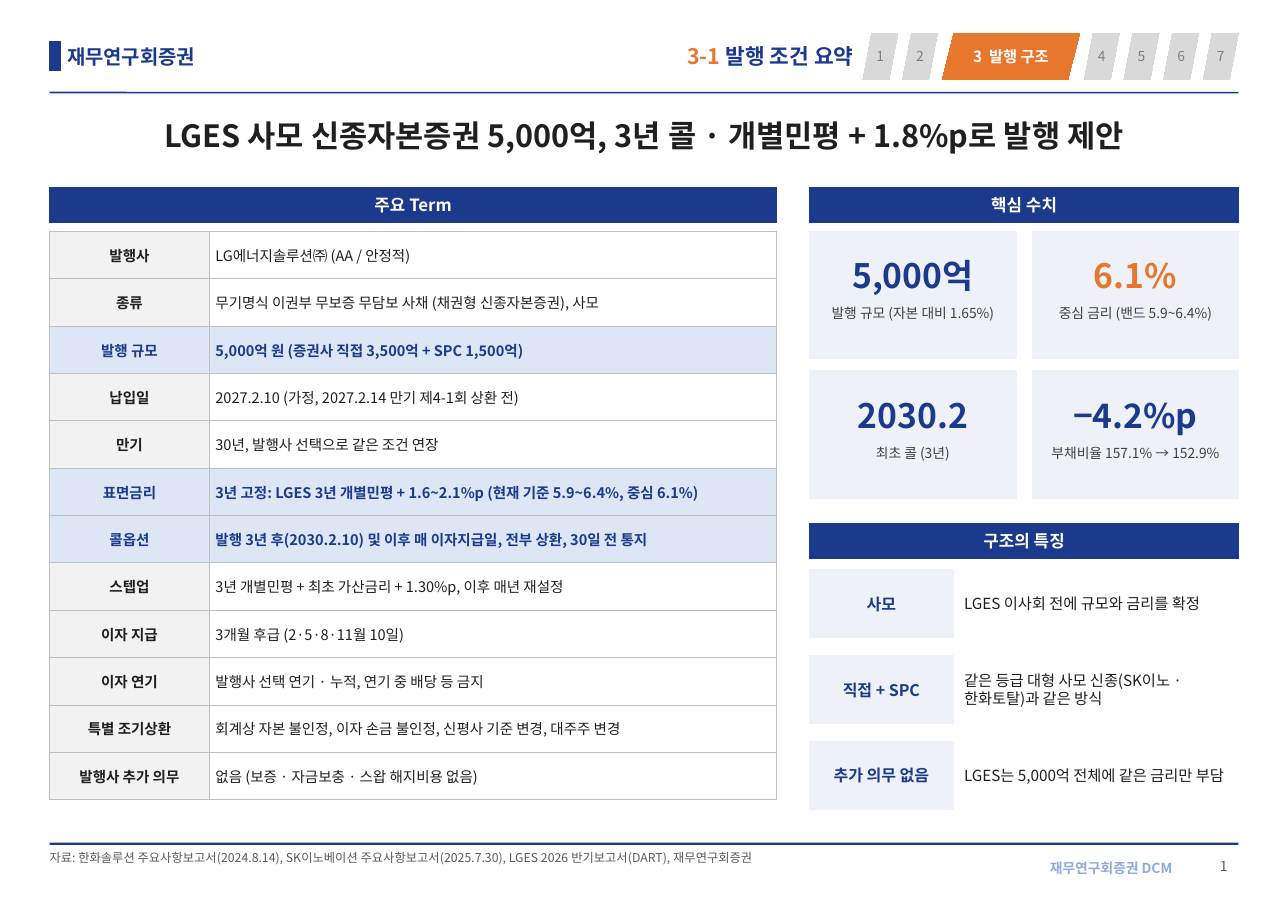
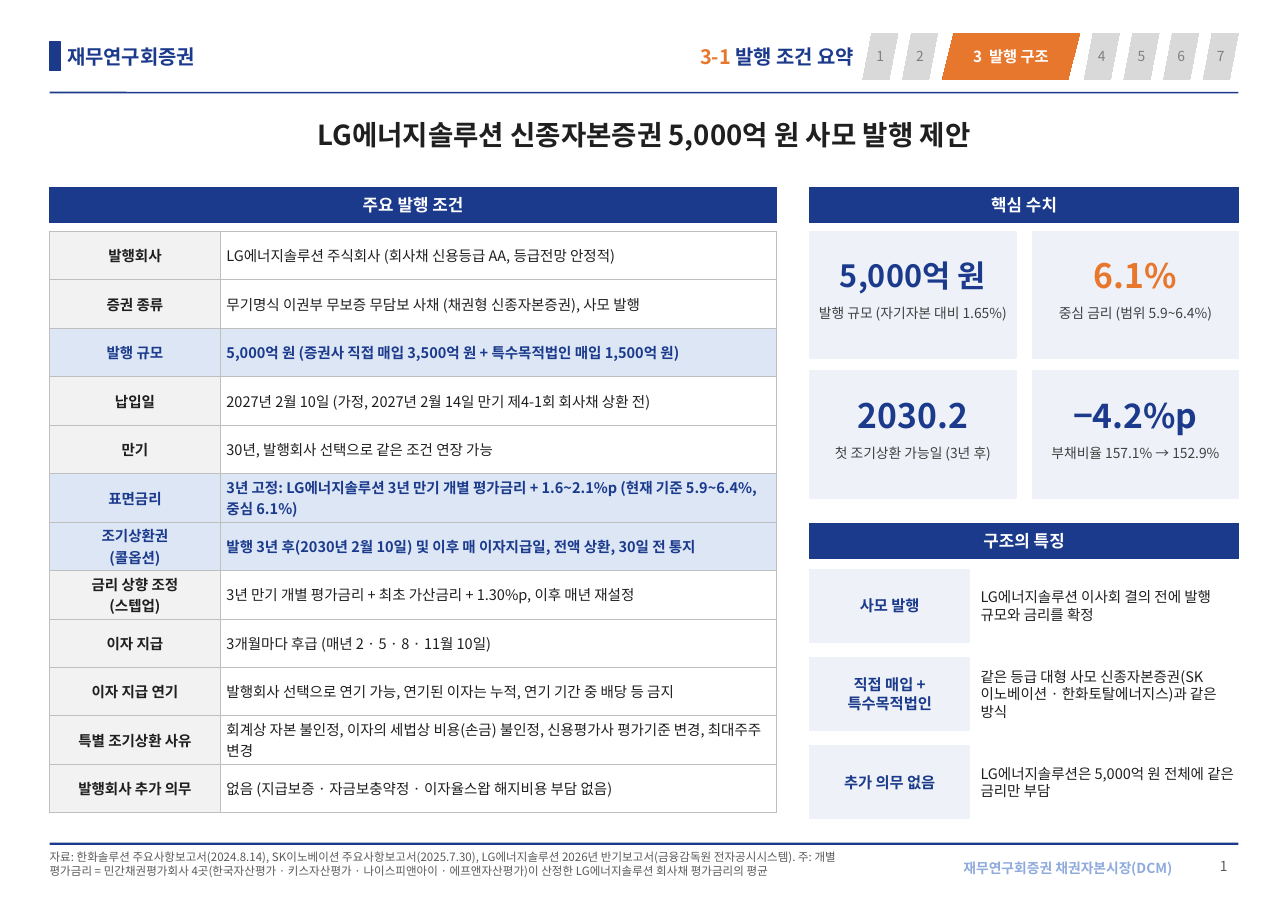
Before and after one commit to shy065542-rgb/SSHHYY, a slide deck: slide 1 of LGES_신종_발행구조.pptx. Drawn at 1288x911 pixels with LibreOffice and Linux fonts; fonts in the diff are those of the drawing. Boxes give left, top, right and bottom in pixels: in the first picture for what was removed or moved away, otherwise in the second. Text is boxed around its words. In the diff, an @@ line names an element or a change of style, - is before the commit and + after.

```diff
--- a/LGES_신종_발행구조.pptx
+++ b/LGES_신종_발행구조.pptx
@@ text "3-1 발행 조건 요약": place and size @@
-text "3-1 발행 조건 요약" at [687,46,853,66]
+text "3-1 발행 조건 요약" at [700,47,854,66]
@@ text "3-1 발행 조건 요약" at [700,47,854,66]: size 14 to 13 pt @@
@@ title at [318,122,971,151]: text changed; size 20 to 18 pt @@
-LGES 사모 신종자본증권 5,000억, 3년 콜 · 개별민평 + 1.8%p로 발행 제안
+LG에너지솔루션 신종자본증권 5,000억 원 사모 발행 제안
@@ text in rectangle at [363,197,463,213]: text changed @@
-주요 Term
+주요 발행 조건
@@ table at [50,231,777,801] @@
-row 1, column 1: 발행사
+row 1, column 1: 발행회사
-row 1, column 2: LG에너지솔루션㈜ (AA / 안정적)
+row 1, column 2: LG에너지솔루션 주식회사 (회사채 신용등급 AA, 등급전망 안정적)
-row 2, column 1: 종류
+row 2, column 1: 증권 종류
-row 2, column 2: 무기명식 이권부 무보증 무담보 사채 (채권형 신종자본증권), 사모
+row 2, column 2: 무기명식 이권부 무보증 무담보 사채 (채권형 신종자본증권), 사모 발행
-row 3, column 2: 5,000억 원 (증권사 직접 3,500억 + SPC 1,500억)
+row 3, column 2: 5,000억 원 (증권사 직접 매입 3,500억 원 + 특수목적법인 매입 1,500억 원)
-row 4, column 2: 2027.2.10 (가정, 2027.2.14 만기 제4-1회 상환 전)
+row 4, column 2: 2027년 2월 10일 (가정, 2027년 2월 14일 만기 제4-1회 회사채 상환 전)
-row 5, column 2: 30년, 발행사 선택으로 같은 조건 연장
+row 5, column 2: 30년, 발행회사 선택으로 같은 조건 연장 가능
-row 6, column 2: 3년 고정: LGES 3년 개별민평 + 1.6~2.1%p (현재 기준 5.9~6.4%, 중심 6.1%)
+row 6, column 2: 3년 고정: LG에너지솔루션 3년 만기 개별 평가금리 + 1.6~2.1%p (현재 기준 5.9~6.4%, 중심 6.1%)
-row 7, column 1: 콜옵션
+row 7, column 1: 조기상환권 / (콜옵션)
-row 7, column 2: 발행 3년 후(2030.2.10) 및 이후 매 이자지급일, 전부 상환, 30일 전 통지
+row 7, column 2: 발행 3년 후(2030년 2월 10일) 및 이후 매 이자지급일, 전액 상환, 30일 전 통지
-row 8, column 1: 스텝업
+row 8, column 1: 금리 상향 조정 / (스텝업)
-row 8, column 2: 3년 개별민평 + 최초 가산금리 + 1.30%p, 이후 매년 재설정
+row 8, column 2: 3년 만기 개별 평가금리 + 최초 가산금리 + 1.30%p, 이후 매년 재설정
-row 9, column 2: 3개월 후급 (2·5·8·11월 10일)
+row 9, column 2: 3개월마다 후급 (매년 2 · 5 · 8 · 11월 10일)
-row 10, column 1: 이자 연기
+row 10, column 1: 이자 지급 연기
-row 10, column 2: 발행사 선택 연기 · 누적, 연기 중 배당 등 금지
+row 10, column 2: 발행회사 선택으로 연기 가능, 연기된 이자는 누적, 연기 기간 중 배당 등 금지
-row 11, column 1: 특별 조기상환
+row 11, column 1: 특별 조기상환 사유
-row 11, column 2: 회계상 자본 불인정, 이자 손금 불인정, 신평사 기준 변경, 대주주 변경
+row 11, column 2: 회계상 자본 불인정, 이자의 세법상 비용(손금) 불인정, 신용평가사 평가기준 변경, 최대주주 변경
-row 12, column 1: 발행사 추가 의무
+row 12, column 1: 발행회사 추가 의무
-row 12, column 2: 없음 (보증 · 자금보충 · 스왑 해지비용 없음)
+row 12, column 2: 없음 (지급보증 · 자금보충약정 · 이자율스왑 해지비용 부담 없음)
@@ text at [840,261,985,294]: text changed; size 22 to 20 pt @@
-5,000억
+5,000억 원
@@ text at [819,306,1007,321]: text changed @@
-발행 규모 (자본 대비 1.65%)
+발행 규모 (자기자본 대비 1.65%)
@@ text at [1059,306,1212,321]: text changed @@
-중심 금리 (밴드 5.9~6.4%)
+중심 금리 (범위 5.9~6.4%)
@@ text at [835,446,991,461]: text changed @@
-최초 콜 (3년)
+첫 조기상환 가능일 (3년 후)
@@ rectangle "사모 발행": place and size @@
-rectangle "사모 발행" at [810,570,953,638]
+rectangle "사모 발행" at [810,570,970,642]
@@ text in rectangle at [860,598,919,613]: text changed; size 10.5 to 10 pt @@
-사모
+사모 발행
@@ text at [981,590,1211,621]: text changed; size 10 to 9.5 pt @@
-LGES 이사회 전에 규모와 금리를 확정
+LG에너지솔루션 이사회 결의 전에 발행 규모와 금리를 확정
@@ rectangle "직접 매입 +": place and size @@
-rectangle "직접 매입 +" at [810,656,953,724]
+rectangle "직접 매입 +" at [810,658,970,730]
@@ text in rectangle at [848,677,932,711]: text changed; size 10.5 to 10 pt @@
-직접 + SPC
+직접 매입 +
+특수목적법인
@@ text at [981,670,1217,718]: text changed; size 10 to 9.5 pt @@
-같은 등급 대형 사모 신종(SK이노 · 한화토탈)과 같은 방식
+같은 등급 대형 사모 신종자본증권(SK이노베이션 · 한화토탈에너지스)과 같은 방식
@@ rectangle "추가 의무 없음": place and size @@
-rectangle "추가 의무 없음" at [810,742,953,810]
+rectangle "추가 의무 없음" at [810,746,970,819]
@@ rectangle "추가 의무 없음" at [810,746,970,819]: size 10.5 to 10 pt @@
@@ text at [981,767,1234,797]: text changed; size 10 to 9.5 pt @@
-LGES는 5,000억 전체에 같은 금리만 부담
+LG에너지솔루션은 5,000억 원 전체에 같은 금리만 부담
@@ text at [50,851,836,877]: text changed; size 8 to 7.5 pt @@
-자료: 한화솔루션 주요사항보고서(2024.8.14), SK이노베이션 주요사항보고서(2025.7.30), LGES 2026 반기보고서(DART), 재무연구회증권
+자료: 한화솔루션 주요사항보고서(2024.8.14), SK이노베이션 주요사항보고서(2025.7.30), LG에너지솔루션 2026년 반기보고서(금융감독원 전자공시시스템). 주: 개별 평가금리 = 민간채권평가회사 4곳(한국자산평가 · 키스자산평가 · 나이스피앤아이 · 에프앤자산평가)이 산정한 LG에너지솔루션 회사채 평가금리의 평균
@@ text at [963,861,1172,876]: text changed @@
-재무연구회증권 DCM
+재무연구회증권 채권자본시장(DCM)
```
Also in this commit, not shown: 6 other slides changed.
